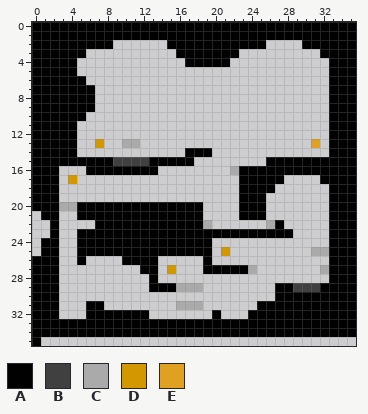
Pixel-art sprite, stored at AridArnold/Content/Campaigns/MainCampaign/Levels/0602.png. That is the earlier state.
The file is 36x36 pixels. Colours within 5 levels of each other are drawn and written as one.
Palette (. is transparent): A #010101  B #404040  C #aaaaaa  D #d39700  E #e0a021
Pixels before, first column x 0:
 0 AAAAAAAAAAAAAAAAAAAAAAAAAAAAAAAAAAAA
 1 AAAAAAAAAAAAAAAAAAAAAAAAAAAAAAAAAAAA
 2 AAAAAAAAA......AAAAAAAAAAA....AAAAAA
 3 AAAAAA..........AAAAAAA.........AAAA
 4 AAAAA............AAAAA...........AAA
 5 AAAAA............................AAA
 6 AAAAAA...........................AAA
 7 AAAAAAA..........................AAA
 8 AAAAAAA..........................AAA
 9 AAAAAAA..........................AAA
10 AAAAAA...........................AAA
11 AAAAA............................AAA
12 AAAAA............................AAA
13 AAAAA..D..CC...................E.AAA
14 AAAAA............AAA.............AAA
15 AAAAAAAAABBBBAAAAA........AAAAAAAAAA
16 AAA...AAAAAAAA........CAAAAAAAAAAAAA
17 AAA.D..................AAAAA....AAAA
18 AAA....................AAAA......AAA
19 AAA....................AAA.......AAA
20 AAACCAAAAAAAAAAAAAA....AAA.......AAA
21 .AA..AAAAAAAAAAAAAA....AAA.......AAA
22 ..A....AAAAAAAAAAAAC......CA.....AAA
23 ..A..AAAAAAAAAAAAAAAAAAAAAAAA....AAA
24 .AA..AAAAAAAAAAAAAAA.............AAA
25 .AA..AAAAAAAAAAAAAAA.D.........CCAAA
26 AAA..A....AAAA.....A.............AAA
27 AAA.........AA.D...AAAAAC.......CAAA
28 AAA..........A...................AAA
29 AAA..........AAACCC........AABBBAAAA
30 AAA........................AAAAAAAAA
31 AAA...AA........CCC......AAAAAAAAAAA
32 AAA...AAAAAAA.......A...AAAAAAAAAAAA
33 AAAAAAAAAAAAAAAAAAAAAAAAAAAAAAAAAAAA
34 AAAAAAAAAAAAAAAAAAAAAAAAAAAAAAAAAAAA
35 A...................................
After the commit:
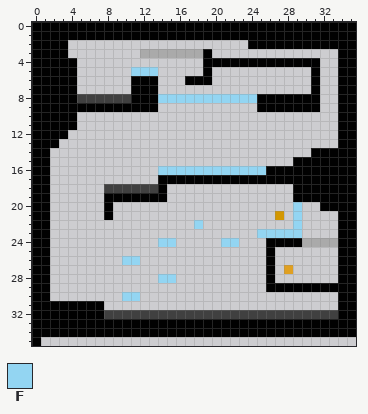
Colours new in this view: F #93d5f2
Change:
Changed rows in their new state; - is an unchanged pixel.
first column x 0:
 2 ----.....------.........--AAAA----
 3 ----..------CCCCCCC-...---------..
 4 -----------------..---AAAAAAAAAA-.
 5 -----------FFF-----A-----------A-.
 6 -----.-----AAA---AAA-----------A-.
 7 -----..----AAA-----------------A-.
 8 -----BBBBBBAAAFFFFFFFFFFFAAAAAAA-.
 9 -------AAAAAAA-----------AAAAAAA-.
10 -----.---------------------------.
11 ---------------------------------.
12 ----.----------------------------.
13 ---..--.--..-------------------.-.
14 --...------------...-----------AA-
15 --................--------...-----
16 --.---........FFFFFFFFFFFF--------
17 --.-.---------AAAAAAAAA-----AAAA--
18 --.-----BBBBBBA--------....--AAAA-
19 --.-----AAAAAAA--------...---AAAA-
20 --......-..........----...---F--A-
21 A-.--...-..........----...-D-F---.
22 AA.----...........F.------..-F---.
23 AA.--....................FFFFF---.
24 A-.--.........FF....-FF---AAAACCCC
25 A-.--...............-.----A----...
26 --.--.----FF..-----.------A------.
27 --.---------..-.---......-A-E---..
28 --.----------.FF----------A------.
29 --.----------......-------A--AAA--
30 --.-------FF---------------.......
31 ---AAA----------...------.........
32 ---AAA--BBBBBBBBBBBBBBBBBBBBBBBBBB
Boxes around the changes in both pictures, in picture pixels (x1, y1, x2, y2):
changed: (32, 40, 338, 319)
